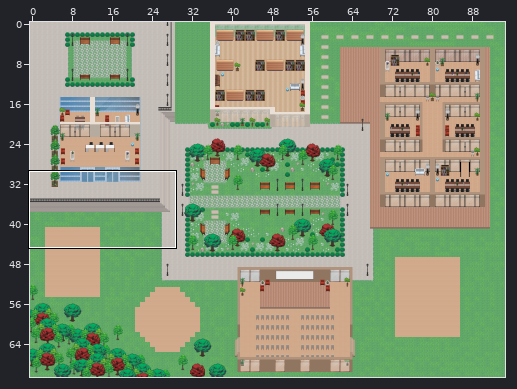
Tiled map (JSON) -- v1-wa-st-gobain.tmj. The picture above shows the old version from afar; the outline marks the close-up.
Close-up. Before:
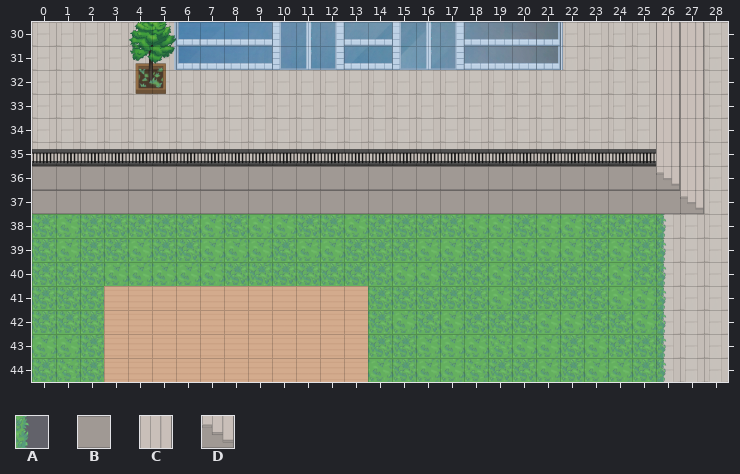
Cells are 32x32 px. Shown: x 0..28, y 30..44. The commit also changed other parts of the map, which this record leaves out.
Key: from "Chunk 1": A 17, B 23, C 26 flipped left-right, D 36 flipped left-right.
_ is an empty cell.
Layers that did not change in this view are not listed.
Layer "floor/floor2" before, first column x 0:
30 __________________________CC_
31 __________________________CC_
32 __________________________CC_
33 __________________________CC_
34 __________________________CC_
35 __________________________CC_
36 BBBBBBBBBBBBBBBBBBBBBBBBBBDC_
37 BBBBBBBBBBBBBBBBBBBBBBBBBBBD_
38 __________________________A__
39 __________________________A__
40 __________________________A__
41 __________________________A__
42 __________________________A__
43 __________________________A__
44 __________________________A__
Now the later version:
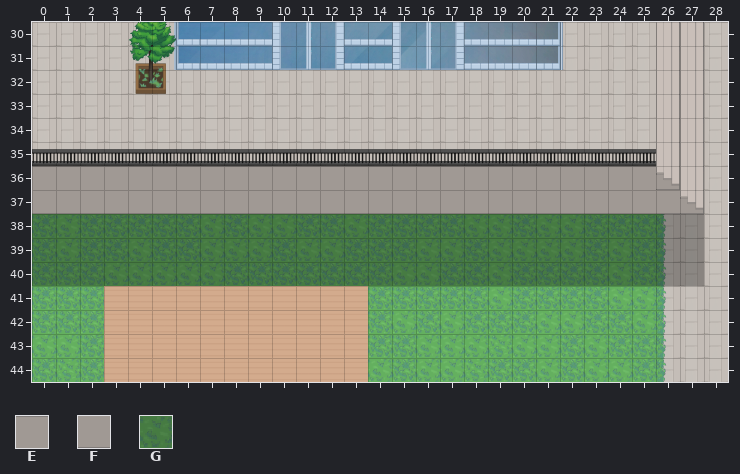
Further tiles: from "Chunk 1": E 25, F 25 flipped up-down, G 50.
See-through tiles are keyed as they look on the map.
Difference:
Layer "floor/floor2":
The author changed tile B to tile E in row 36 at x 0 to 25.
The author changed tile B to tile F in row 37 at x 0 to 26.
Layer "Shadow":
Tile G now appears in rows 38 to 40 at x 0 to 27.
Pixel boxes of the changes (left, top, right, bottom) in both close-ups:
changed: (32, 189, 704, 286)
